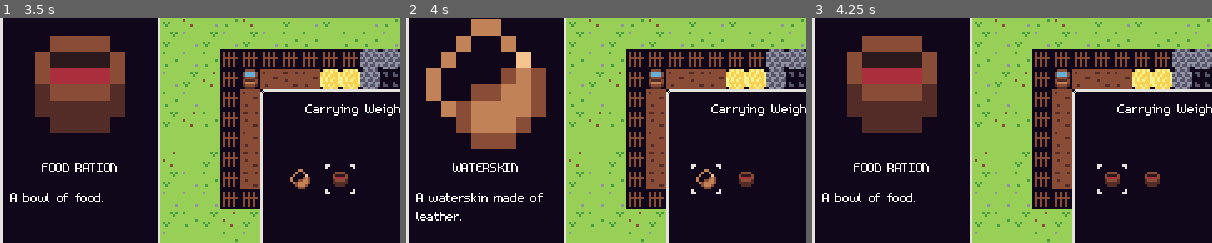
Above: before the commit, frames 1-3 (left to right).
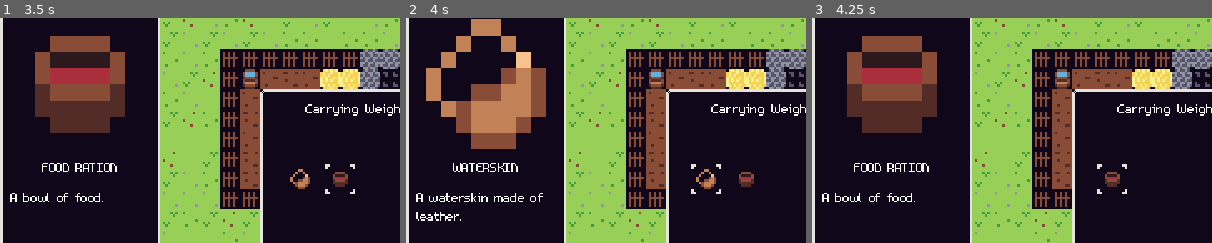
Above: after the commit, the same moments.

Repository: ChrisGlenn/Taelus
Game: Godot game, scene res://Scenes/Cells/Region-Lor/L00x48/lor_00x_48.tscn
Same seed, same stepped clock (60 frames per second), same inputs: the game is played once before the commit and once after it. This scene is started directly instead of the project's main scene.
Inputs:
- Up to frame 1 (3.5 s): tap Enter at 0.5, 2 s; hold Right (tae_right) 0.53-1.28 s; tap I (tae_i) at 0.6, 1.55, 2.1, 3.05 s; tap Space (tae_select) at 1.25, 2.75 s; hold Down (tae_down) 1.28-2.03 s; tap End (tae_end) at 1.35 s; hold Right (tae_right) 2.03-2.78 s; hold Up (tae_up) from 2.78 s (still down); tap J (tae_j) at 2.85 s
- Up to frame 2 (4 s): tap Enter at 3.5 s; release Up (tae_up) at 3.53 s; hold Left (tae_left) from 3.53 s (still down); tap Ctrl (tae_mode) at 3.6 s; tap I (tae_i) at 3.8 s
- Up to frame 3 (4.25 s): keep holding Left (tae_left); tap Tab (tae_debug) at 4.15 s
The pictures show only the part of the screen within x 0-50%, y 6-56%; the shares and areas given below are measured in that part.

Frames 1-2 are identical in both runs. In frame 3, 0.2% of the frame differs, in the area x 83-87%, y 68-76%.

Commit message:
1/2/2024 MORNING

Diff:
--- a/Scenes/Prefabs/Animals/Horse/horse.gd
+++ b/Scenes/Prefabs/Animals/Horse/horse.gd
@@ -15,7 +15,7 @@
 var move_speed = 78 # movement speed
 var move_to = 0 # position to move to
 var spooked = false # if the horse is spooked or not
-var distance_check = 32 # distance from player to stop movement
+var distance_check = 48 # distance from player to stop movement
 
 
 func _ready():
--- a/Scenes/UI/HUD/hud.gd
+++ b/Scenes/UI/HUD/hud.gd
@@ -116,17 +116,20 @@
 
 func update_inventory():
 	# update the player's inventory
-	for n in Globals.player["inventory"].size():
-		# DEBUG TODO:
-		# HAVE IT RUN THROUGH AND UPDATE EACH INVENTORY SLOT TO ADJUST TO THE NEW ARRAY SETTINGS
-		# print(Globals.player["inventory"][n])
-		INVSLOTS[n].frame = Globals.player["inventory"][n]["item"] # update inventory slot frame
-		Globals.player["weight"] += Globals.player["inventory"][n]["weight"]
-		if n == 0 and Globals.player["inventory"][n]["item"] != 0:
+	for n in INVSLOTS.size():
+		# run through each slot in the inventory slots array and see if there is a corresponding item in the player inventory
+		# if not then clear the slot out and revert the frame back to 0
+		if Globals.player["inventory"].size() >= n + 1:
+			INVSLOTS[n].frame = Globals.player["inventory"][n]["item"] # update inventory slot frame
+			Globals.player["weight"] += Globals.player["inventory"][n]["weight"]
+		else:
+			# clear out the inventory slots
+			INVSLOTS[n].frame = 0
+		if Globals.player["inventory"].size() > 0:
 			# set the inventory selector as active
 			INVCURSOR.frame = 0
 			inv_cursor_active = true
-		elif n == 0 and Globals.player["inventory"][n]["item"] == 0:
+		else:
 			# set the inventory selector as NOT active
 			INVCURSOR.frame = 1
 			inv_cursor_active = false
@@ -154,21 +157,5 @@
 			Globals.player["inventory"].remove_at(0) # remove item
 			Globals.player["weight"] = 0 # need to remove the weight to reset it as it is now
 			update_inventory() # update the inventory
-			print(Globals.player["inventory"]) # print for testing
-	# set the cursor location
-	match inv_cursor_pos:
-		0:
-			# slot one
-			INVCURSOR.position = Vector2(20,60)
-		1:
-			# slot two
-			INVCURSOR.position = Vector2(52,60)
-		2:
-			# slot three
-			INVCURSOR.position = Vector2(84,60)
-		3:
-			# slot four
-			INVCURSOR.position = Vector2(116,60)
-		4:
-			# slot five
-			INVCURSOR.position = Vector2(148,60)
+		# set the cursor location
+		INVCURSOR.position = Vector2(INVSLOTS[inv_cursor_pos].position.x-4, INVSLOTS[inv_cursor_pos].position.y-4)
